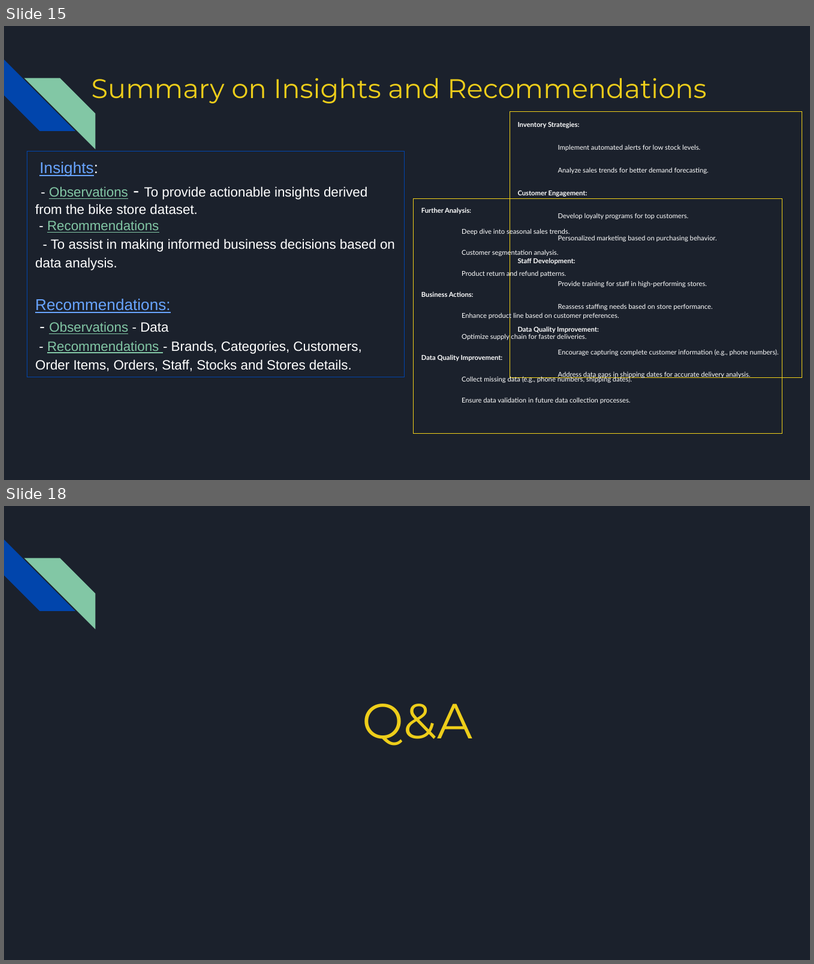
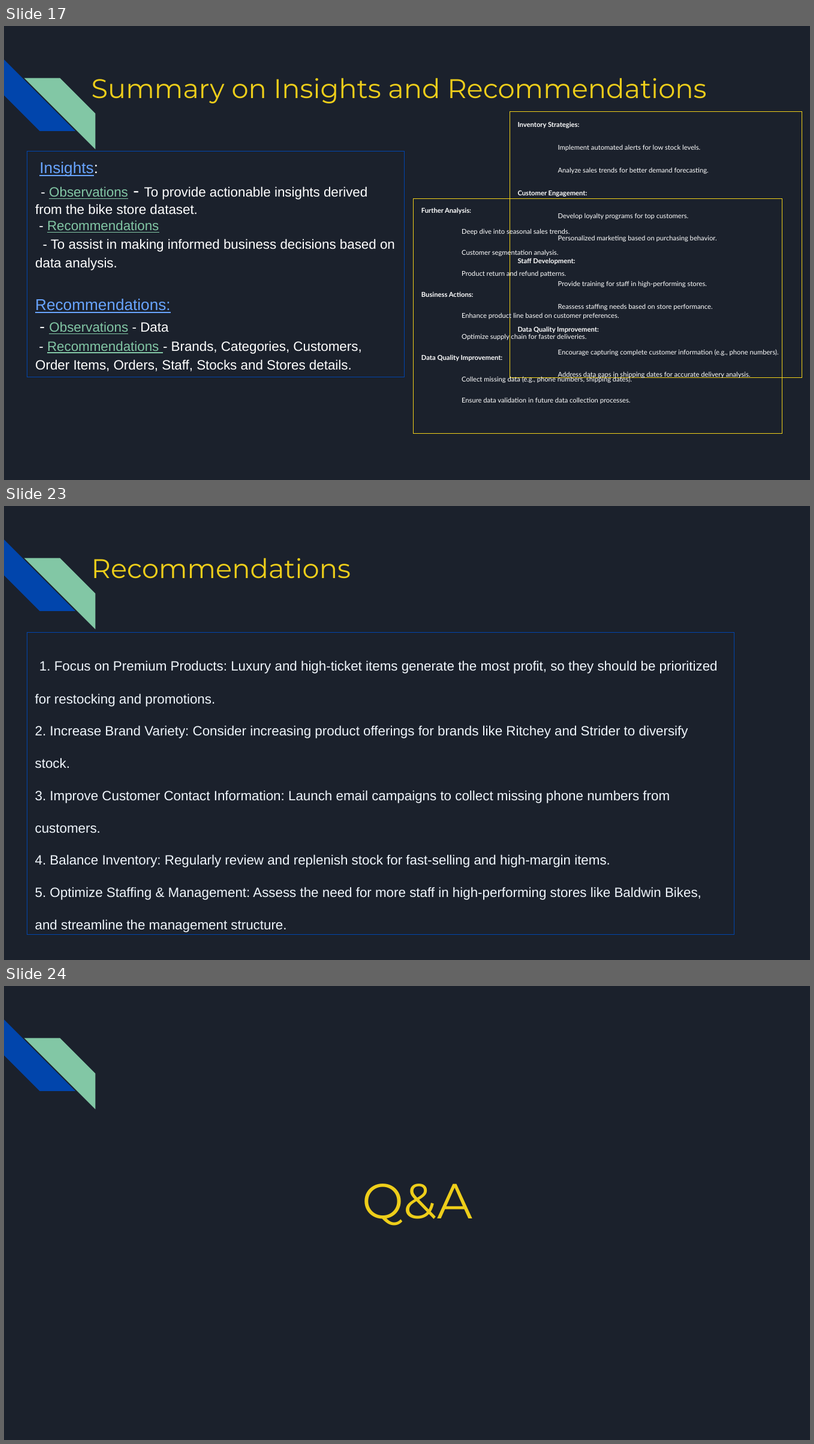
Before and after one commit to Manju-crz/sql_mini_project, a slide deck: SQL Miniproject Group 3 - Bike Store.pptx. Shown one above the other, each under a label of ours: slides 15 and 18 before the commit, slides 17, 23 and 24 after it; the slides between them are not shown. The pictures are 814x964 and 814x1444 pixels, drawn with LibreOffice and Linux fonts; fonts in the diff are those of the drawing. Boxes give left, top, right and bottom in pixels: in the first picture for what was removed or moved away, otherwise in the second. Text is boxed around its words. In the diff, an @@ line names an element or a change of style, - is before the commit and + after.

```diff
--- a/SQL Miniproject Group 3 - Bike Store.pptx
+++ b/SQL Miniproject Group 3 - Bike Store.pptx
@@ slide 23 added at (4,506,810,960), background #1B212C; not listed: 2 template elements that a slide beside it also shows @@
@@ title added at (92,558,351,579), 24 pt, text #EECE1A @@
+Recommendations
@@ rectangle added at (27,633,735,934), outline #0145AC 0.75 pt, 12 pt, text #F0F6FC @@
+1. Focus on Premium Products: Luxury and high-ticket items generate the most profit, so they should be prioritized for restocking and promotions.
+2. Increase Brand Variety: Consider increasing product offerings for brands like Ritchey and Strider to diversify stock.
+3. Improve Customer Contact Information: Launch email campaigns to collect missing phone numbers from customers.
+4. Balance Inventory: Regularly review and replenish stock for fast-selling and high-margin items.
+5. Optimize Staffing & Management: Assess the need for more staff in high-performing stores like Baldwin Bikes, and streamline the management structure.
@@ what was slide 15 is now slide 17 @@
@@ what was slide 18 is now slide 24 @@
```
Also in this commit, not shown: 3 slides changed, 3 other slides added, 1 slide removed.
